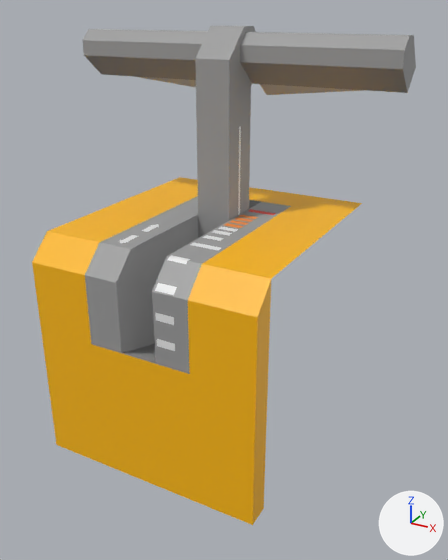
One commit to the Blender file blender/train_controller_handle.blend: the scene before it, then after it.
Camera for both pictures: a 50 mm camera at (0.32, -0.562, 0.333) aimed at (0.043, -0.057, 0.081). Lighting does not change. The marker at lower right points along +X, +Y and +Z.

The scene before the commit, as lines of its bpy script (objects in view):
```python
ob_console_decorative_1 = bpy.data.objects.new('console_decorative_1', me_円柱_001)
ob_console_decorative_1.location = (0.0, -0.05, -0.07)
ob_console_decorative_1.rotation_euler = (0.0, 1.571, 0.0)  # degrees (0, 90, 0)
ob_console_decorative_1.scale = (1.25, 1.25, 1.25)
ob_console_decorative_2 = bpy.data.objects.new('console_decorative_2', me_円柱_004)
ob_console_decorative_2.location = (0.0, -0.05, -0.046)
ob_console_decorative_2.rotation_euler = (0.0, 1.571, 0.0)  # degrees (0, 90, 0)
ob_master_controller_1_dynamic1 = bpy.data.objects.new('master_controller_1_dynamic1', me_円柱_009)
ob_master_controller_1_dynamic1.location = (0.0, 0.0, 0.05)
ob_master_controller_1_dynamic1.rotation_euler = (1.571, 1.178, 1.571)  # degrees (90, 67, 90)
ob_master_controller_1_dynamic2 = bpy.data.objects.new('master_controller_1_dynamic2', me_円柱_002)
ob_master_controller_1_dynamic2.location = (0.0, 0.0, 0.05)
ob_master_controller_1_dynamic2.rotation_euler = (1.571, 1.178, 1.571)  # degrees (90, 67, 90)
ob_master_controller_1_static = bpy.data.objects.new('master_controller_1_static', me_円柱_006)
ob_master_controller_1_static.location = (0.0, 0.0, 0.0)
ob_master_controller_4_dynamic2 = bpy.data.objects.new('master_controller_4_dynamic2', me_立方体_012)
ob_master_controller_4_dynamic2.location = (0.0, 0.02, 0.0)
ob_master_controller_4_dynamic2.rotation_euler = (-0.785, 0.0, 0.0)  # degrees (-45, 0, 0)
ob_reverser_1_dynamic = bpy.data.objects.new('reverser_1_dynamic', me_円柱)
ob_reverser_1_dynamic.location = (0.037, 0.0, 0.0)
ob_reverser_1_static = bpy.data.objects.new('reverser_1_static', me_立方体)
ob_reverser_1_static.location = (0.0, 0.0, 0.0)
ob_reverser_3_static = bpy.data.objects.new('reverser_3_static', me_立方体_020)
ob_reverser_3_static.location = (0.0, 0.0, 0.0)
# also in view: 'master_controller_4_static' at (0.0, -0.013, 0.0); 'master_controller_4_dynamic1' at (0.0, 0.034, 0.158)
```
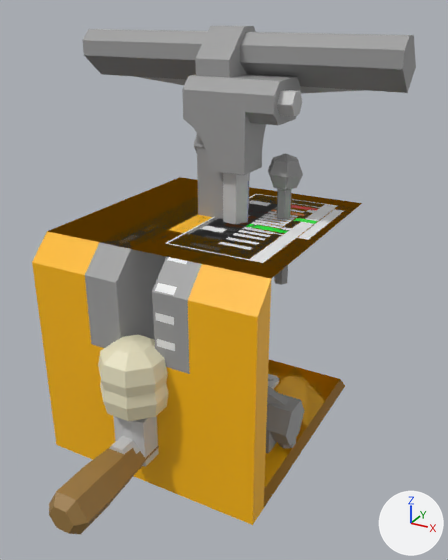
Where the change shows, as pixel boxes [x1, y1, x2, y2] in the pictures (448 x 560 px; the box of a moved part takes in the faces that stretch with it):
```json
{"object": "master_controller_1_dynamic1", "change": "shown", "after": [182, 74, 301, 224]}
{"object": "master_controller_3_dynamic1", "change": "shown", "after": [98, 335, 168, 467]}
{"object": "brake_handle_1_dynamic2", "change": "shown", "after": [49, 446, 159, 535], "on screen": "brown"}
{"object": "reverser_3_static", "change": "shown", "after": [51, 178, 360, 278]}
{"object": "reverser_1_static", "change": "shown", "after": [48, 178, 362, 279]}
{"object": "master_controller_1_static", "change": "shown", "after": [62, 179, 359, 277]}
{"object": "console_1_button_static", "change": "shown", "after": [264, 360, 345, 507]}
{"object": "reverser_1_dynamic", "change": "shown", "after": [268, 153, 303, 285]}
{"object": "master_controller_2_dynamic", "change": "shown", "after": [100, 381, 169, 421], "on screen": "beige"}
{"object": "console_decorative_1", "change": "shown", "after": [266, 393, 304, 453]}
{"object": "console_1", "change": "shown", "after": [264, 361, 339, 485]}
{"object": "console_1_key_static", "change": "shown", "after": [264, 360, 340, 489]}
{"object": "master_controller_1_dynamic2", "change": "shown", "after": [277, 90, 302, 116]}
{"object": "master_controller_3_dynamic2", "change": "shown", "after": [109, 436, 140, 454]}
{"object": "console_decorative_2", "change": "shown", "after": [267, 386, 296, 448]}
{"object": "reverser_3_dynamic", "change": "now drawn", "after": [194, 135, 205, 153]}
{"part": 1, "of": "me_立方体_020", "change": "moved or reshaped", "after": [201, 225, 227, 233], "on screen": "not visible before"}
{"part": 2, "of": "me_立方体_020", "change": "moved or reshaped", "after": [249, 200, 271, 206], "on screen": "not visible before"}
{"part": 3, "of": "me_立方体_020", "change": "moved or reshaped", "after": [51, 178, 360, 278], "on screen": "not visible before"}
```

The change, as JSON lines over the scene's bpy script:
```json
{"block": "me_立方体_020", "where": "me_立方体_020.from_pydata(...)  # 32 vertices, 26 faces; spans x -0.125..0.125, y -0.125..0.125, z 0.094..0.126"}
{"block": "me_立方体_020", "where": "# used by ob_reverser_3_static; location = (0.0, 0.0, 0.0)"}
{"block": "me_立方体_020", "change": "me_立方体_020 part 1: the loose piece of 4 vertices spanning x -0.054..-0.029, y -0.046..-0.034, z 0.126 is moved by (0.063, 0.0, 0.0)"}
{"block": "me_立方体_020", "change": "me_立方体_020 part 2: the loose piece of 4 vertices spanning x -0.054..-0.029, y 0.059..0.071, z 0.126 is moved by (0.063, 0.0, 0.0)"}
{"block": "me_立方体_020", "change": "me_立方体_020 part 3: all 16 vertices in x -0.094..-0.013, y -0.062..0.087, z 0.094..0.125 are moved by (0.063, 0.0, 0.0)"}
{"op": "remove", "block": "ob_console_decorative_1", "code": "ob_console_decorative_1.hide_set(True)"}
{"op": "remove", "block": "ob_console_decorative_2", "code": "ob_console_decorative_2.hide_set(True)"}
{"op": "remove", "block": "ob_master_controller_1_dynamic1", "code": "ob_master_controller_1_dynamic1.hide_set(True)"}
{"op": "remove", "block": "ob_master_controller_1_dynamic2", "code": "ob_master_controller_1_dynamic2.hide_set(True)"}
{"op": "remove", "block": "ob_master_controller_1_static", "code": "ob_master_controller_1_static.hide_set(True)"}
{"op": "remove", "block": "ob_reverser_1_dynamic", "code": "ob_reverser_1_dynamic.hide_set(True)"}
{"op": "remove", "block": "ob_reverser_1_static", "code": "ob_reverser_1_static.hide_set(True)"}
{"op": "remove", "block": "ob_brake_handle_1_dynamic2", "code": "ob_brake_handle_1_dynamic2.hide_set(True)"}
{"op": "remove", "block": "ob_master_controller_2_dynamic", "code": "ob_master_controller_2_dynamic.hide_set(True)"}
{"op": "remove", "block": "ob_master_controller_3_dynamic1", "code": "ob_master_controller_3_dynamic1.hide_set(True)"}
{"op": "remove", "block": "ob_master_controller_3_dynamic2", "code": "ob_master_controller_3_dynamic2.hide_set(True)"}
{"op": "remove", "block": "ob_console_1", "code": "ob_console_1.hide_set(True)"}
{"op": "remove", "block": "ob_console_1_key_static", "code": "ob_console_1_key_static.hide_set(True)"}
{"op": "remove", "block": "ob_console_1_button_static", "code": "ob_console_1_button_static.hide_set(True)"}
{"op": "set", "path": "ob_reverser_3_dynamic.location", "old": "(-0.075, 0.013, 0.062)", "new": "(-0.013, 0.013, 0.062)"}
{"op": "remove", "block": "ob_reverser_3_static", "code": "ob_reverser_3_static.hide_set(True)"}
```
